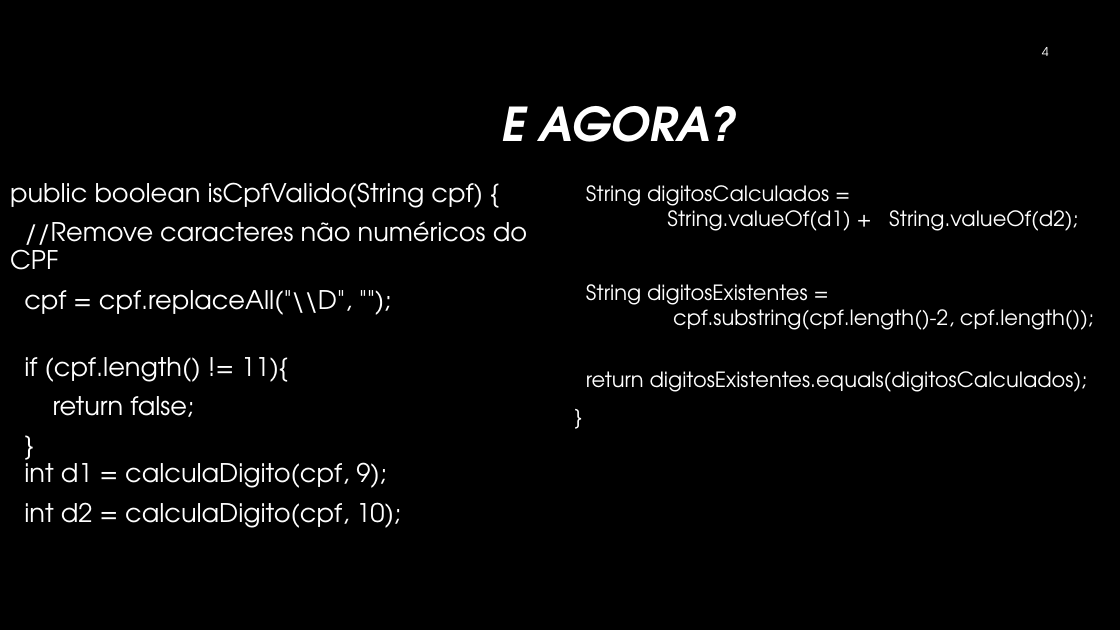
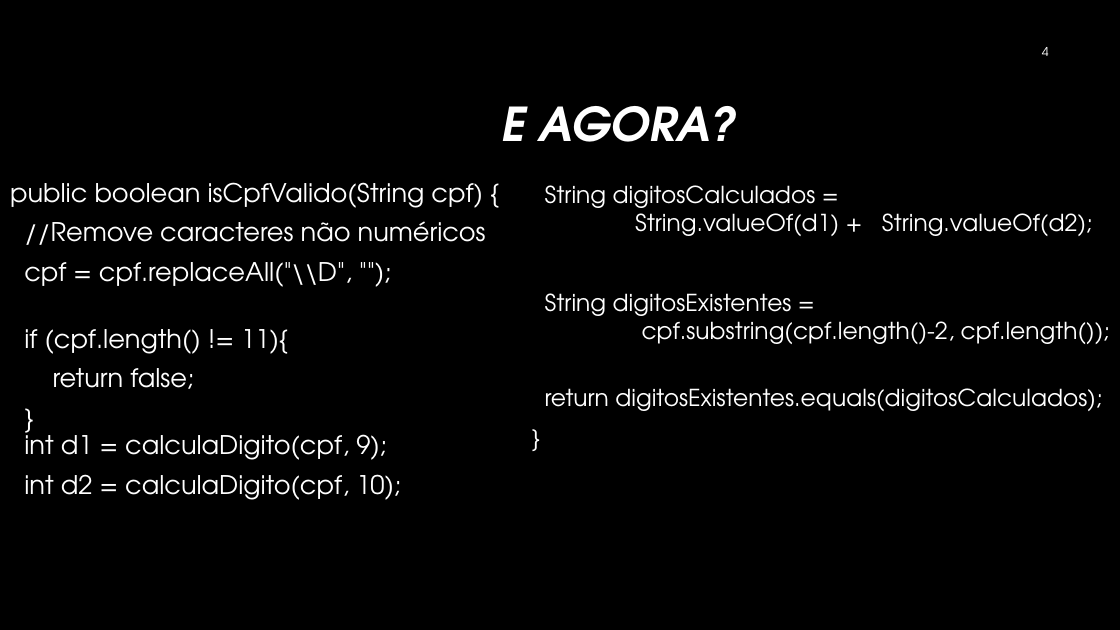
Before and after one commit to iftopalmas/testes-de-software, a slide deck: slide 4 of projects/01-introducao-tdd/tdd.pptx. Drawn at 1120x630 pixels with LibreOffice and Linux fonts; fonts in the diff are those of the drawing; background and template pictures are left out. Boxes give left, top, right and bottom in pixels: in the first picture for what was removed or moved away, otherwise in the second. Text is boxed around its words. In the diff, an @@ line names an element or a change of style, - is before the commit and + after.

```diff
--- a/projects/01-introducao-tdd/tdd.pptx
+++ b/projects/01-introducao-tdd/tdd.pptx
@@ text "String digitosCalculados = String.valueOf(d1) + ...": place and size @@
-text "String digitosCalculados = String.valueOf(d1) + ..." at <box>586,185,1094,392</box>
+text "String digitosCalculados = String.valueOf(d1) + ..." at <box>545,185,1110,411</box>
@@ text "String digitosCalculados = String.valueOf(d1) + ..." at <box>545,185,1110,411</box>: size 18 to 20 pt @@
@@ text at <box>24,221,486,245</box>: text changed @@
-//Remove caracteres não numéricos do CPF
+//Remove caracteres não numéricos
```
Also in this commit, not shown: 21 other slides changed, 7 slides added, 1 other file.
